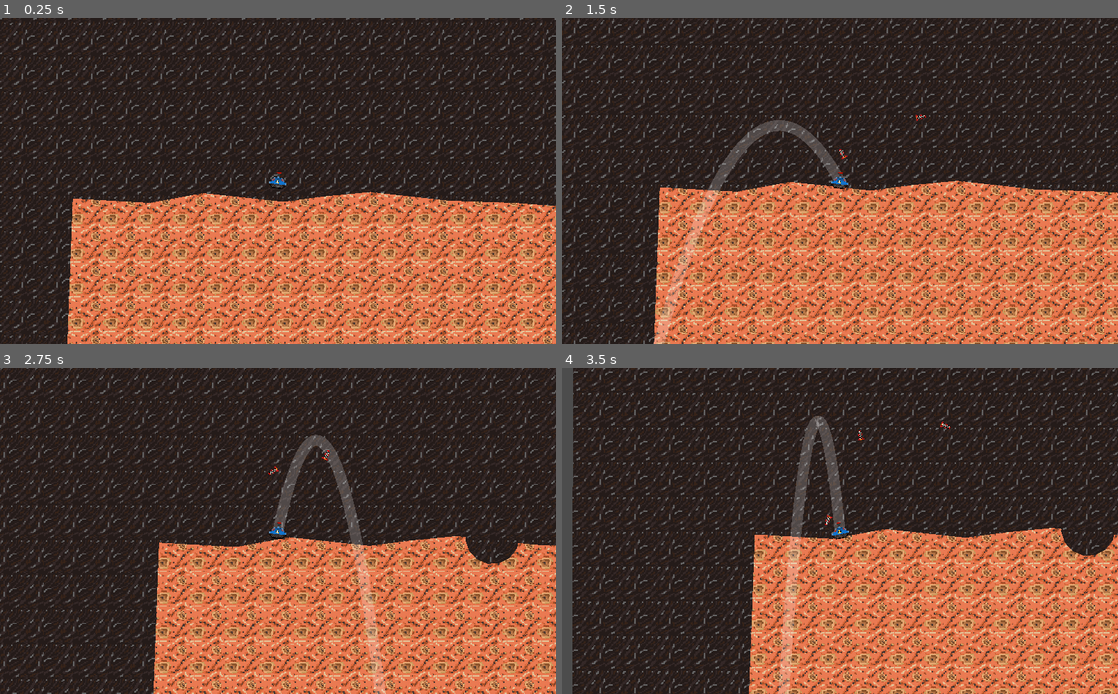
Above: before the commit, frames 1-4 (two rows, left to right).
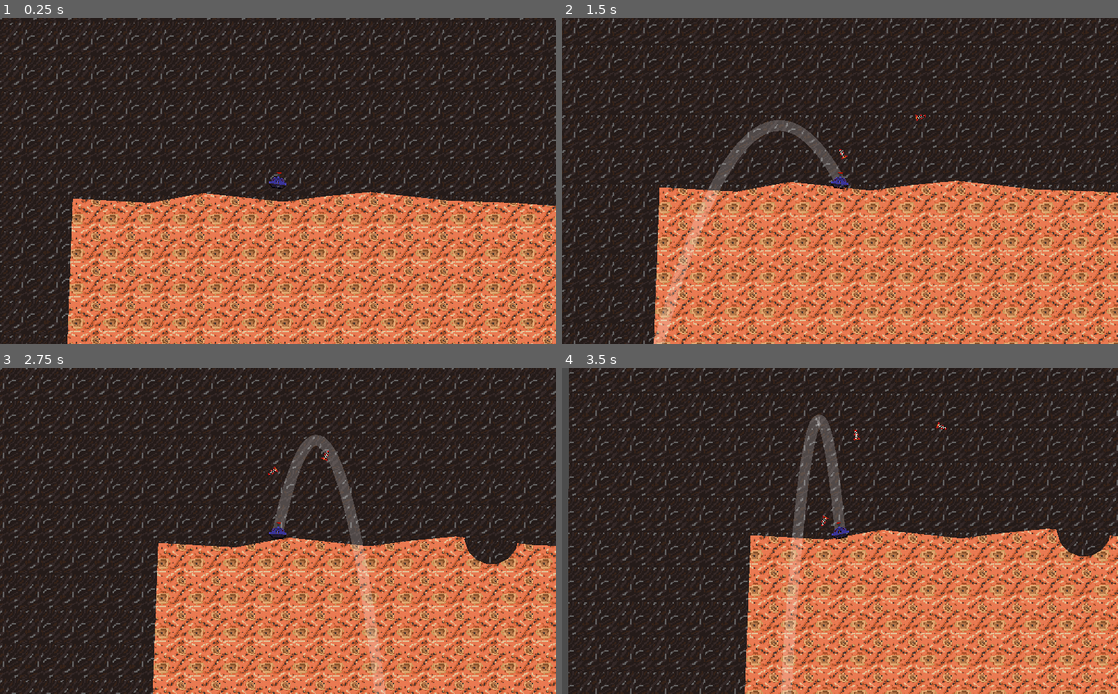
Above: after the commit, the same moments.

Repository: Blinc13/terrain_commander
Game: Godot game, scene res://TestScene.tscn
Two runs of this game, one before a commit and one after it. Both use one fixed random seed, a clock stepped at 60 frames per second and the inputs below. The project has no main scene, so this scene is started directly.
Inputs (mouse positions are in pixels of both pictures, inside the frame that each line leads up to):
- Up to frame 1 (0.25 s): no input
- Up to frame 2 (1.5 s): move the mouse to (962, 164) at 0.52 s; hold A (right) 0.53-1.28 s; click (962, 164) at 0.6 s; move the mouse to (728, 197) at 1.27 s; hold S (down) from 1.28 s (still down); click (728, 197) at 1.35 s
- Up to frame 3 (2.75 s): move the mouse to (333, 459) at 2.02 s; release S (down) at 2.03 s; hold A (right) from 2.03 s (still down); click (333, 459) at 2.1 s
- Up to frame 4 (3.5 s): move the mouse to (812, 596) at 2.77 s; release A (right) at 2.78 s; hold W (up) from 2.78 s (still down); click (812, 596) at 2.85 s

The runs differ from the first frame. In frame 1, less than 0.1% of the frame differs, in the area x 48-52%, y 48-53%; in frame 2, 2.9%; in frame 3, 13%; in frame 4, 26%, in the area x 1-100%, y 0-100%.

Commit message:
Tank base repaint for better modulation

Diff:
--- a/scenes/units/Player.tscn
+++ b/scenes/units/Player.tscn
@@ -21,6 +21,7 @@
 texture = ExtResource( 1 )
 
 [node name="Base" type="Sprite" parent="."]
+modulate = Color( 0.341176, 0.309804, 0.890196, 1 )
 texture = ExtResource( 2 )
 
 [node name="Camera2D" type="Camera2D" parent="."]
--- a/src/objects/player.gd
+++ b/src/objects/player.gd
@@ -32,8 +32,10 @@
 
 	# Stabilisating
 	var offset = angle.dot(Vector2.UP)
+	var direction_to_rot = 0
 
-	var direction_to_rot = (offset / abs(offset))
+	if offset != 0:
+		direction_to_rot = (offset / abs(offset))
 
 	state.apply_torque_impulse(STABLIZATION * direction_to_rot)
 
Binary file changed: assets/textures/units/tank/base.png
Not shown, changed: assets/textures/units/tank/base.kra
Not shown, changed: assets/textures/units/tank/base.kra~
Not shown, added: assets/textures/units/tank/base.png~
